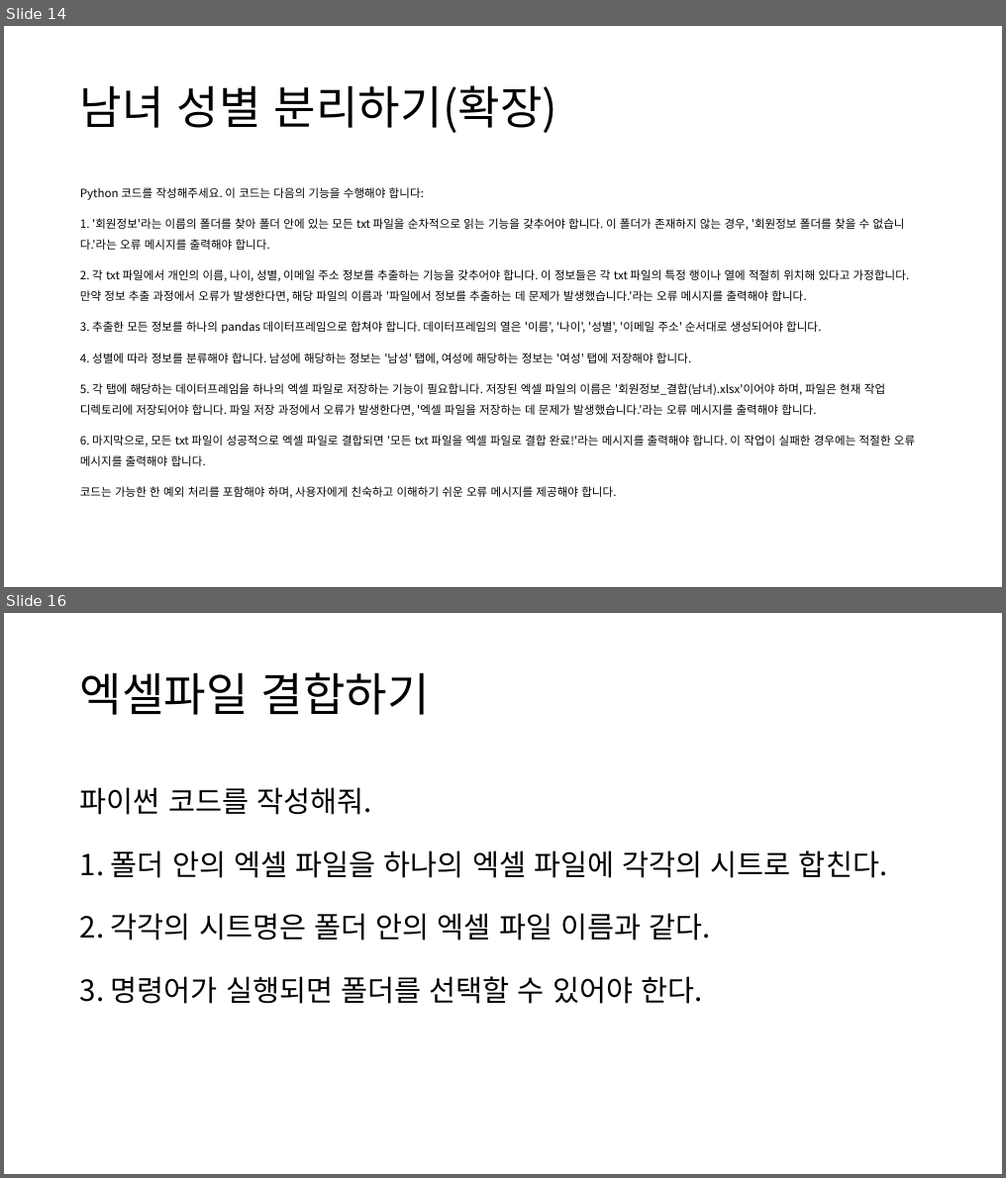
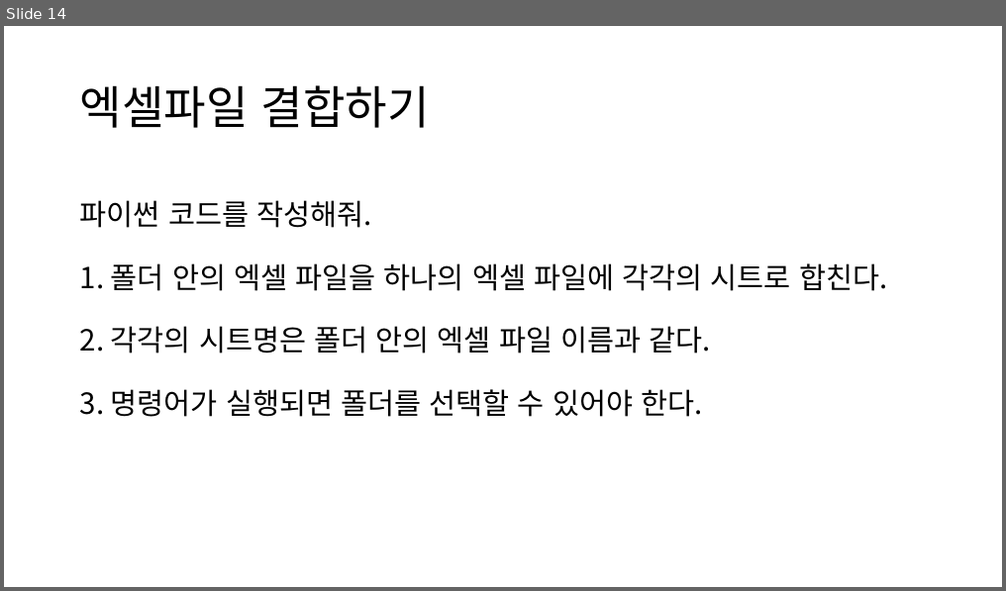
Before and after one commit to lolsaless/Python, a slide deck: 프롬프트 시연.pptx. Shown one above the other, each under a label of ours: slides 14 and 16 before the commit, slide 14 after it; the slides between them are not shown. The pictures are 1006x1178 and 1006x591 pixels, drawn with LibreOffice and Linux fonts; fonts in the diff are those of the drawing. Boxes give left, top, right and bottom in pixels: in the first picture for what was removed or moved away, otherwise in the second. Text is boxed around its words. In the diff, an @@ line names an element or a change of style, - is before the commit and + after.

```diff
--- a/프롬프트 시연.pptx
+++ b/프롬프트 시연.pptx
@@ slide 14 removed at (4, 26, 1002, 587), background #FFFFFF @@
@@ title removed at (80, 85, 558, 133) @@
-남녀 성별 분리하기(확장)
@@ text removed at (80, 187, 915, 498) @@
-Python 코드를 작성해주세요. 이 코드는 다음의 기능을 수행해야 합니다:
-1. '회원정보'라는 이름의 폴더를 찾아 폴더 안에 있는 모든 txt 파일을 순차적으로 읽는 기능을 갖추어야 합니다. 이 폴더가 존재하지 않는 경우, '회원정보 폴더를 찾을 수 없습니다.'라는 오류 메시지를 출력해야 합니다.
-2. 각 txt 파일에서 개인의 이름, 나이, 성별, 이메일 주소 정보를 추출하는 기능을 갖추어야 합니다. 이 정보들은 각 txt 파일의 특정 행이나 열에 적절히 위치해 있다고 가정합니다. 만약 정보 추출 과정에서 오류가 발생한다면, 해당 파일의 이름과 '파일에서 정보를 추출하는 데 문제가 발생했습니다.'라는 오류 메시지를 출력해야 합니다.
-3. 추출한 모든 정보를 하나의 pandas 데이터프레임으로 합쳐야 합니다. 데이터프레임의 열은 '이름', '나이', '성별', '이메일 주소' 순서대로 생성되어야 합니다.
-4. 성별에 따라 정보를 분류해야 합니다. 남성에 해당하는 정보는 '남성' 탭에, 여성에 해당하는 정보는 '여성' 탭에 저장해야 합니다.
-5. 각 탭에 해당하는 데이터프레임을 하나의 엑셀 파일로 저장하는 기능이 필요합니다. 저장된 엑셀 파일의 이름은 '회원정보_결합(남녀).xlsx'이어야 하며, 파일은 현재 작업 디렉토리에 저장되어야 합니다. 파일 저장 과정에서 오류가 발생한다면, '엑셀 파일을 저장하는 데 문제가 발생했습니다.'라는 오류 메시지를 출력해야 합니다.
-6. 마지막으로, 모든 txt 파일이 성공적으로 엑셀 파일로 결합되면 '모든 txt 파일을 엑셀 파일로 결합 완료!'라는 메시지를 출력해야 합니다. 이 작업이 실패한 경우에는 적절한 오류 메시지를 출력해야 합니다.
-코드는 가능한 한 예외 처리를 포함해야 하며, 사용자에게 친숙하고 이해하기 쉬운 오류 메시지를 제공해야 합니다.
@@ what was slide 16 is now slide 14 @@
```
Also in this commit, not shown: 13 slides changed, 1 slide added, 1 other slide removed.
